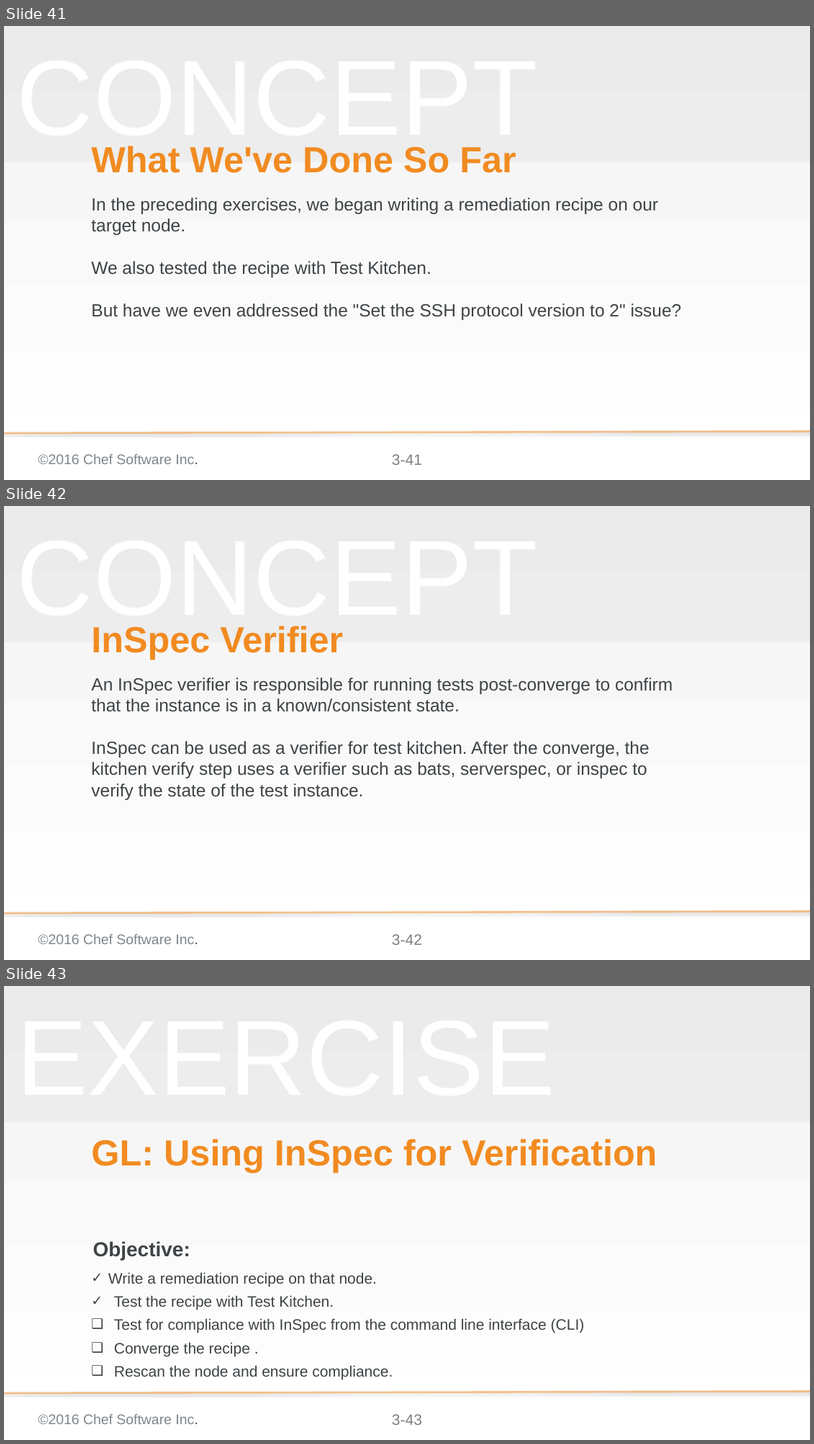
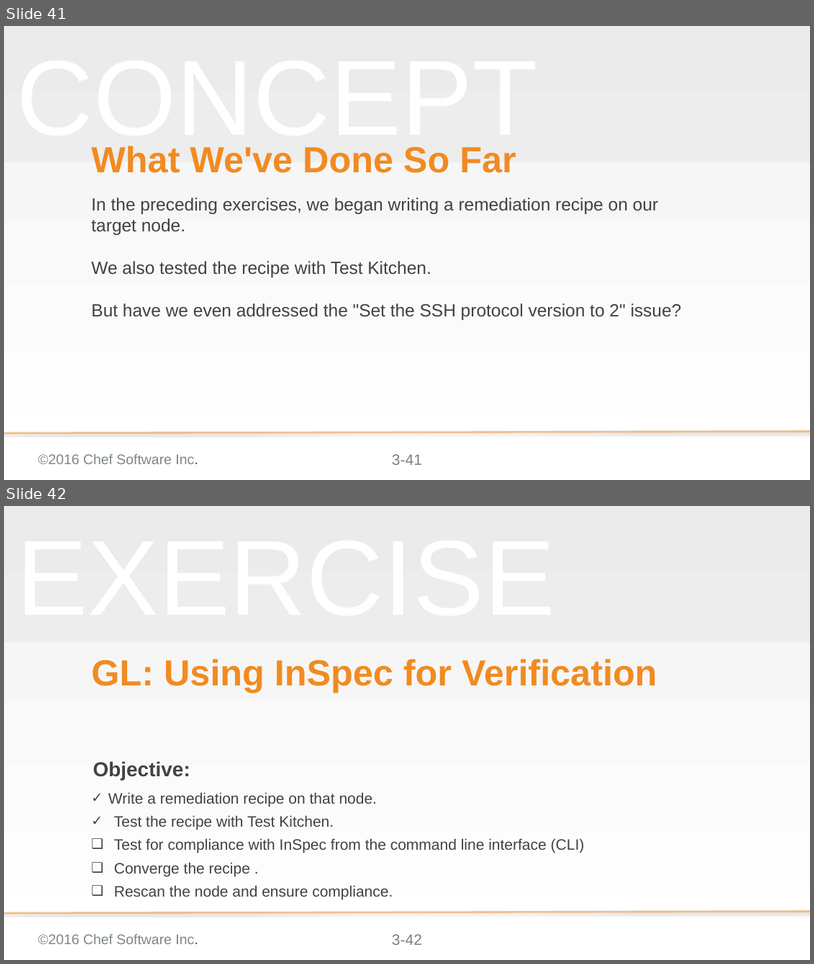
Before and after one commit to bchamby/chef-compliance-installation-configuration-operation, a slide deck: 03-initial-configuration-scans.pptx. Shown one above the other, each under a label of ours: slides 41, 42 and 43 before the commit, slides 41 and 42 after it. The pictures are 814x1444 and 814x964 pixels, drawn with LibreOffice and Linux fonts; fonts in the diff are those of the drawing; background and template pictures are left out. Boxes give left, top, right and bottom in pixels: in the first picture for what was removed or moved away, otherwise in the second. Text is boxed around its words. In the diff, an @@ line names an element or a change of style, - is before the commit and + after.

Commit message:
removed references to inspec verifier because we are using only inspev from CLI

```diff
--- a/03-initial-configuration-scans.pptx
+++ b/03-initial-configuration-scans.pptx
@@ slide 42 removed at box(4, 506, 810, 960), background gradient #F2F2F2 to #FFFFFF; not listed: 5 template elements that a slide beside it also shows @@
@@ title removed at box(91, 626, 343, 659) @@
-InSpec Verifier
@@ subtitle removed at box(91, 677, 673, 800) @@
-An InSpec verifier is responsible for running tests post-converge to confirm that the instance is in a known/consistent state.
-InSpec can be used as a verifier for test kitchen. After the converge, the kitchen verify step uses a verifier such as bats, serverspec, or inspec to verify the state of the test instance.
@@ what was slide 43 is now slide 42 @@
@@ page number at box(392, 934, 422, 944): text changed @@
-3-43
+3-42
```
